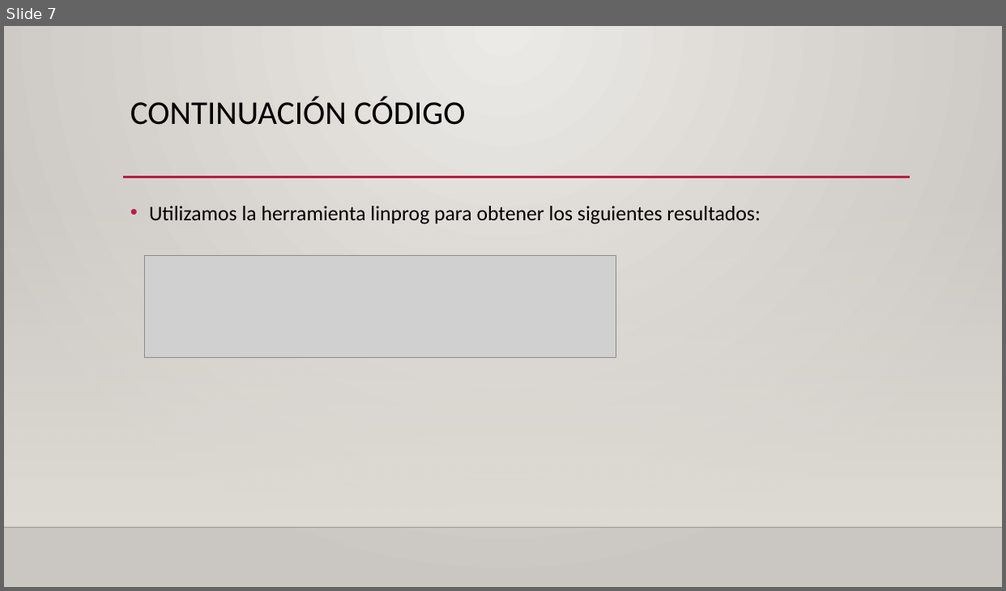
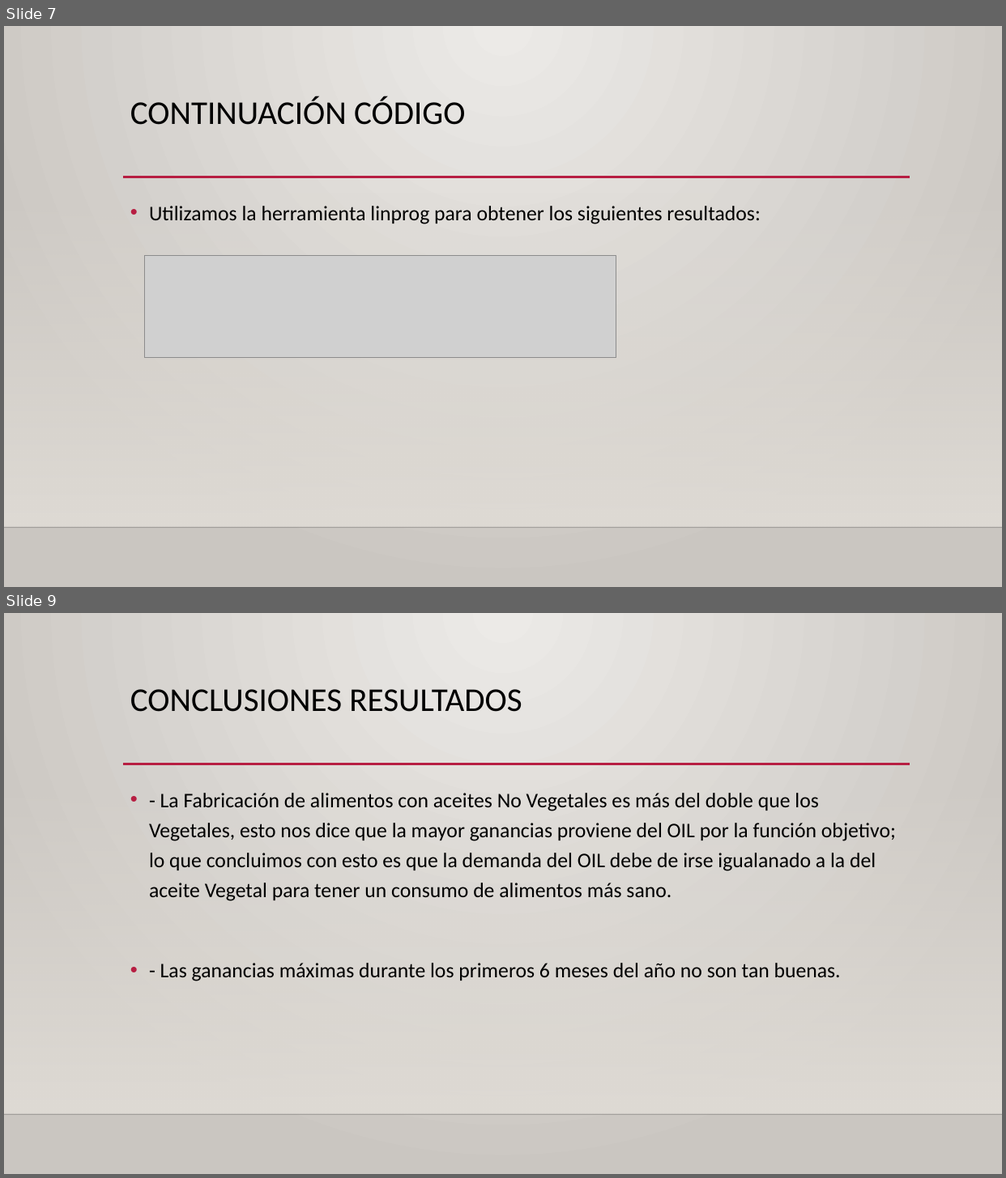
Before and after one commit to erickmendozag/proyecto_modulo1, a slide deck: PM1.pptx. Shown one above the other, each under a label of ours: slide 7 before the commit, slides 7 and 9 after it; the slides between them are not shown. The pictures are 1006x591 and 1006x1178 pixels, drawn with LibreOffice and Linux fonts; fonts in the diff are those of the drawing; grey boxes stand for pictures; background and template pictures are left out. Boxes give left, top, right and bottom in pixels: in the first picture for what was removed or moved away, otherwise in the second. Text is boxed around its words. In the diff, an @@ line names an element or a change of style, - is before the commit and + after.

Commit message:
Se agregaron más conclusiones y se corrigieron ortografía

```diff
--- a/PM1.pptx
+++ b/PM1.pptx
@@ slide 9 added at bbox=[4, 613, 1002, 1174], background gradient #ECEAE7 to #CAC7C1; not listed: 3 template elements that a slide beside it also shows @@
@@ title added at bbox=[130, 689, 522, 712], 32 pt, text #000000 @@
+CONCLUSIONES RESULTADOS
@@ text added at bbox=[149, 793, 896, 982], 20 pt, text #000000 @@
+• - La Fabricación de alimentos con aceites No Vegetales es más del doble que los Vegetales, esto nos dice que la mayor ganancias proviene del OIL por la función objetivo; lo que concluimos con esto es que la demanda del OIL debe de irse igualanado a la del aceite Vegetal para tener un consumo de alimentos más sano.
+• - Las ganancias máximas durante los primeros 6 meses del año no son tan buenas.
```
Also in this commit, not shown: 2 slides changed, 1 other file.
